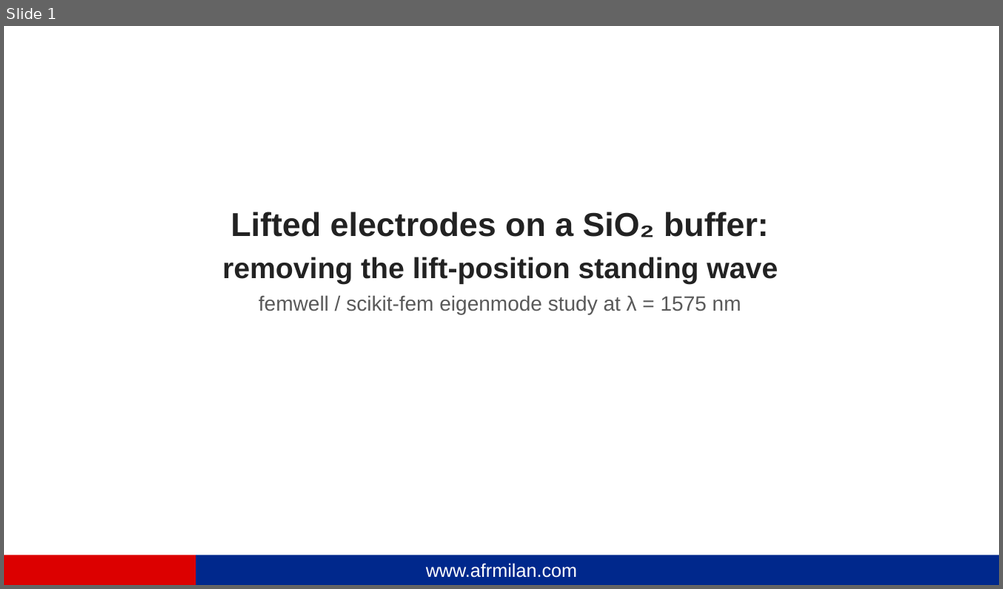
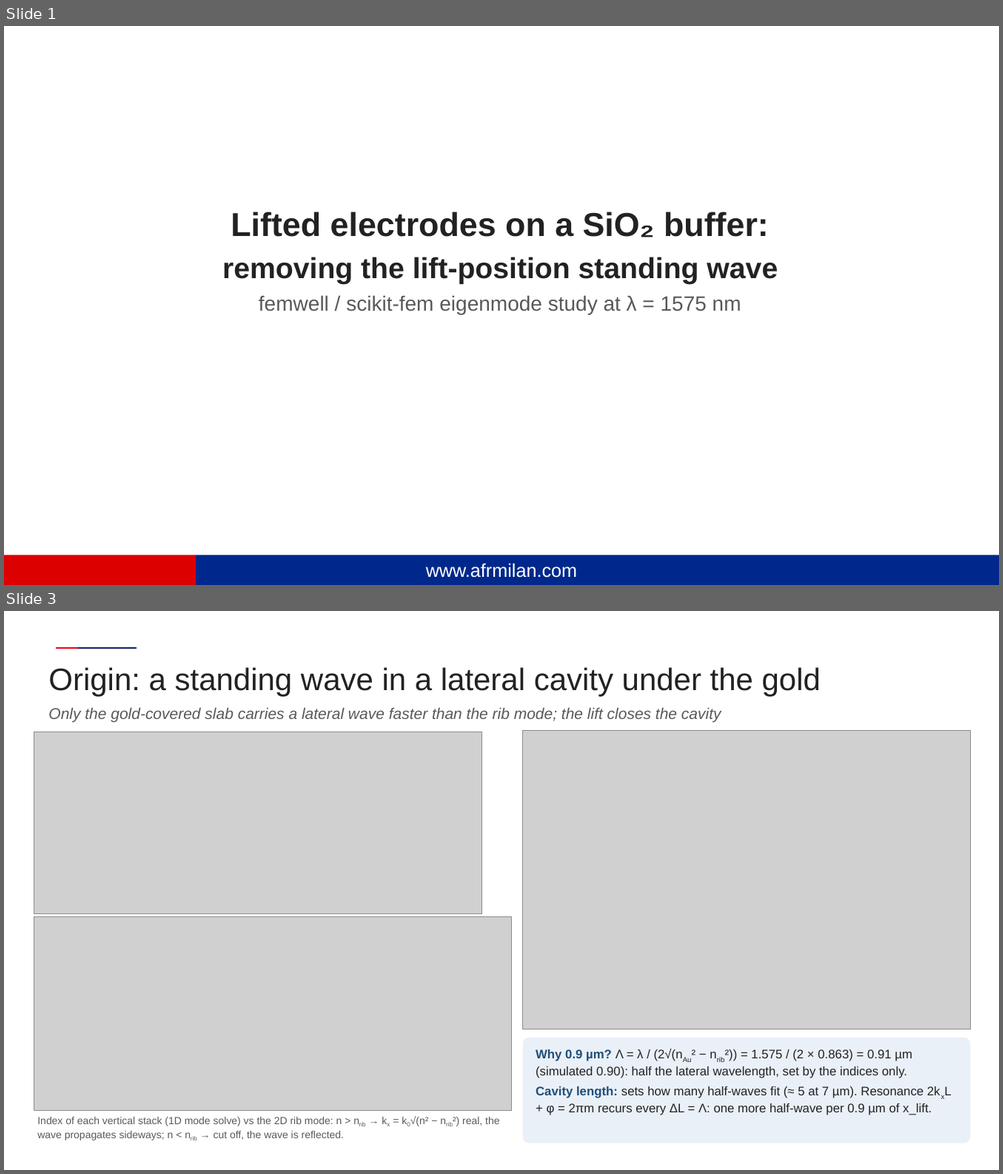
Before and after one commit to andreimuresian/claude, a slide deck: results/buffer/VPI_Lisbon_Lifted_buffer-meeting.pptx. Shown one above the other, each under a label of ours: slide 1 before the commit, slides 1 and 3 after it; the slides between them are not shown. The pictures are 1003x589 and 1003x1174 pixels, drawn with LibreOffice and Linux fonts; fonts in the diff are those of the drawing; grey boxes stand for pictures; background and template pictures are left out. Boxes give left, top, right and bottom in pixels: in the first picture for what was removed or moved away, otherwise in the second. Text is boxed around its words. In the diff, an @@ line names an element or a change of style, - is before the commit and + after.

```diff
--- a/results/buffer/VPI_Lisbon_Lifted_buffer-meeting.pptx
+++ b/results/buffer/VPI_Lisbon_Lifted_buffer-meeting.pptx
@@ slide 3 added at (4,611,999,1170), background #FFFFFF @@
@@ line added from (56, 648) to (80, 648), #F20013 2 pt @@
@@ line added from (78, 648) to (136, 648), #0E2268 2 pt @@
@@ text added at (48,667,820,696), 30 pt, text #222222 @@
+Origin: a standing wave in a lateral cavity under the gold
@@ text added at (48,708,721,723), 15 pt, text #595959, italic @@
+Only the gold-covered slab carries a lateral wave faster than the rib mode; the lift closes the cavity
@@ picture added at (34,732,481,914) @@
@@ picture added at (523,730,970,1030) @@
@@ picture added at (34,917,512,1111) @@
@@ rounded rectangle added at (523,1038,970,1144), fill #EAF0F7, 12 pt, text #222222 @@
+Why 0.9 µm? Λ = λ / (2√(nAu² − nrib²)) = 1.575 / (2 × 0.863) = 0.91 µm (simulated 0.90): half the lateral wavelength, set by the indices only.
+Cavity length: sets how many half-waves fit (≈ 5 at 7 µm). Resonance 2kxL + φ = 2πm recurs every ΔL = Λ: one more half-wave per 0.9 µm of x_lift.
@@ text added at (37,1116,499,1141), 10 pt, text #595959 @@
+Index of each vertical stack (1D mode solve) vs the 2D rib mode: n > nrib → kx = k0√(n² − nrib²) real, the wave propagates sideways; n < nrib → cut off, the wave is reflected.
```
Also in this commit, not shown: 1 slide changed, 1 slide removed, 1 other file.
